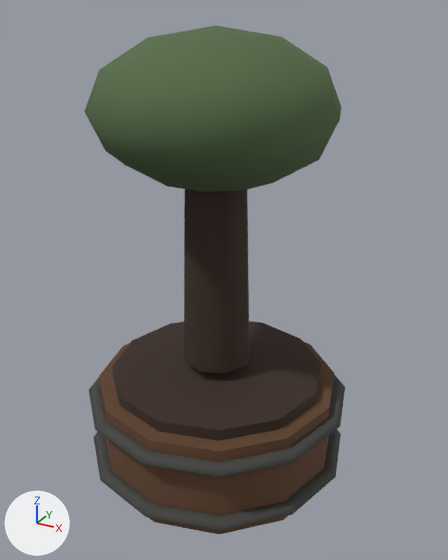
A saved change to the glTF model public/assets/maps/detail-v1/models/street_planter.glb.
Both versions are drawn from a 50 mm lens placed at (1.012, -1.786, 1.65), pointed at (0.031, -0.003, 0.759). Lighting does not change. The marker at lower left points along +X, +Y and +Z. The older version comes first. Vertices at exactly the same position are counted once.

Objects in the first picture: 'street_planter'.
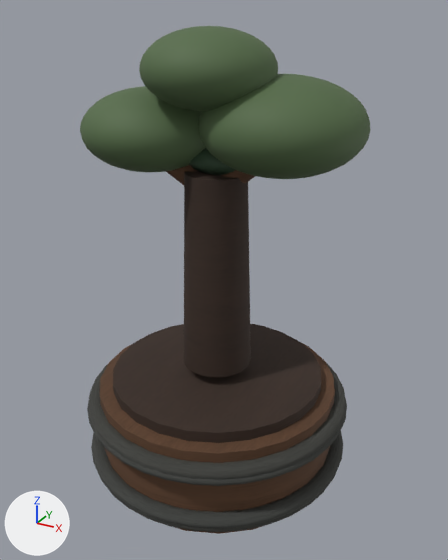
What changed in the scene script:
```text
Add img_map_detail_base_color:
    img_map_detail_base_color = load_image('map-detail-base-color', '_unpacked/map-detail-base-color', 512, 256, 'sRGB')
Add img_map_detail_normal:
    img_map_detail_normal = load_image('map-detail-normal', '_unpacked/map-detail-normal', 512, 256, 'Non-Color')
Add img_map_detail_orm:
    img_map_detail_orm = load_image('map-detail-orm', '_unpacked/map-detail-orm', 512, 256, 'Non-Color')
Change mat_material_0:
    remove # nodes: BsdfPrincipled, OutputMaterial, TexImage
    remove # uses the picture img_map_detail_palette_v1
    nodes: BsdfPrincipled, Mix, NormalMap, OutputMaterial, SeparateColor, TexImage x3, VertexColor
    uses the picture img_map_detail_base_color
    uses the picture img_map_detail_normal
    uses the picture img_map_detail_orm
Change me_mesh_0:
    used by ob_street_planter; location = (0.0, 0.0, 0.0)
    remove me_mesh_0.from_pydata(...)  # 300 vertices, 532 faces; spans x -0.5..0.5, y -0.5..0.5, z 0.0..1.6
    add me_mesh_0.from_pydata(...)  # 3948 vertices, 7744 faces; spans x -0.5..0.5, y -0.5..0.5, z 0.0..1.6
    me_mesh_0 part 1: a new loose piece, a UV sphere (28 segments, 18 rings, poles along z) spanning x -0.06..0.48, y -0.21..0.33, z 1.15..1.46, in mat_material_0
    me_mesh_0 part 2: a new loose piece, a UV sphere (28 segments, 18 rings, poles along z) spanning x -0.21..0.21, y -0.26..0.17, z 1.35..1.6, in mat_material_0
    me_mesh_0 part 3: a new loose piece, a UV sphere (28 segments, 18 rings, poles along z) spanning x -0.14..0.14, y -0.07..0.21, z 1.12..1.25, in mat_material_0
    me_mesh_0 part 4: the loose piece of 20 vertices spanning x -0.13..0.13, y -0.13..0.13, z 0.44..1.18 is rebuilt with 52 vertices and now spans x -0.13..0.13, y -0.13..0.13, z 0.42..1.15
    me_mesh_0 part 5: the loose piece of 18 vertices spanning x -0.04..0.3, y -0.05..0.09, z 1.1..1.36 is rebuilt with 50 vertices and now spans x -0.04..0.29, y -0.05..0.09, z 1.06..1.32
    me_mesh_0 part 6: the loose piece of 18 vertices spanning x -0.32..0.03, y -0.05..0.05, z 1.07..1.3 is rebuilt with 50 vertices and now spans x -0.32..0.03, y -0.05..0.05, z 1.04..1.25
    me_mesh_0 part 7: a new loose piece of 445 vertices spanning x -0.5..0.5, y -0.5..0.5, z 0.06..0.1, in mat_material_0
    me_mesh_0 part 8: a new loose piece of 52 vertices spanning x -0.4..0.4, y -0.4..0.4, z 0.34..0.38, in mat_material_0
    me_mesh_0 part 9: 55 vertices moved from x -0.48..0.48, y -0.48..0.48, z 0.0..0.35 to x -0.48..0.48, y -0.48..0.48, z 0.0..0.34; 91 vertices removed from x -0.5..0.5, y -0.5..0.5, z 0.0..0.39; 1291 vertices added at x -0.5..0.5, y -0.5..0.5, z 0.0..0.34
    me_mesh_0 part 10: 1 vertex moved within x -0.21, y 0.0, z 1.13; 56 vertices removed from x -0.42..0.42, y -0.4..0.4, z 1.1..1.6; 477 vertices added at x -0.5..-0.01, y -0.24..0.24, z 1.13..1.41
    me_mesh_0 part 11: 3 kept faces spanning x 0.0..0.22, y -0.45..0.0, z 0.0..0.34 get new texture (UV) coordinates
```

Location of each change, [x1, y1, x2, y2] in pixels of the pictures (448 x 560 px):
'street_planter', surface changed, reshaped (11% wider): before [84, 25, 345, 534]; after [80, 26, 370, 534]
part 1 of me_mesh_0, added (green): after [198, 74, 370, 179]
part 2 of me_mesh_0, added (green): after [139, 26, 278, 111]
part 3 of me_mesh_0, added: after [189, 148, 235, 175]
part 4 of me_mesh_0, rebuilt: before [184, 189, 249, 373]; after [184, 171, 251, 377]
part 5 of me_mesh_0, rebuilt (not visible before): after [221, 170, 255, 183]
part 6 of me_mesh_0, rebuilt (not visible before): after [166, 165, 197, 185]
part 7 of me_mesh_0, added: after [91, 431, 343, 529]
part 8 of me_mesh_0, added (brown): after [113, 324, 321, 443]
part 9 of me_mesh_0, reshaped: before [89, 321, 345, 534]; after [87, 341, 347, 534]
part 10 of me_mesh_0, cut back: before [84, 25, 341, 192]; after [80, 86, 206, 173]
part 11 of me_mesh_0, surface changed: before [155, 438, 287, 534]; after [155, 451, 216, 531]
